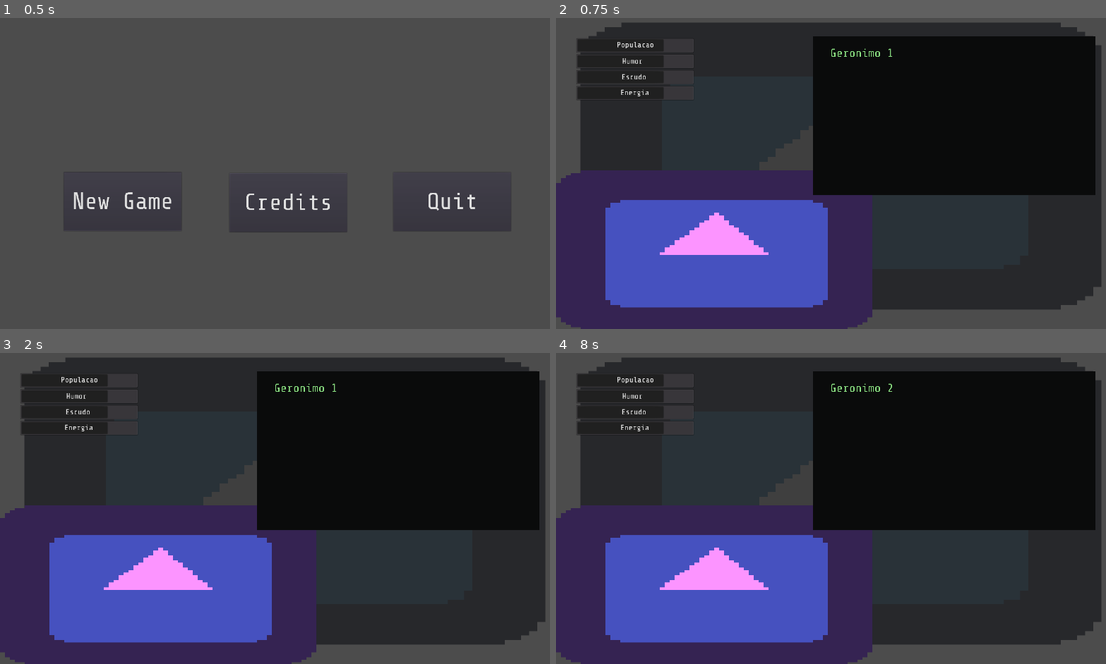
Above: before the commit, frames 1-4 (two rows, left to right).
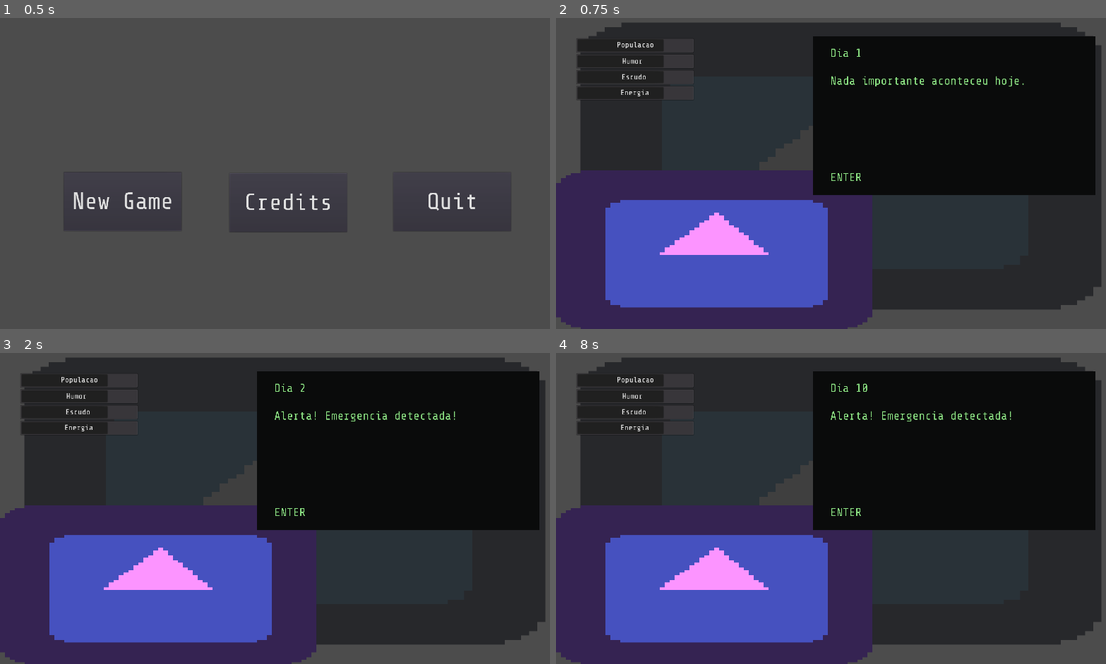
Above: after the commit, the same moments.

Repository: GamuxUnicamp/star_path
Game: Godot game, scene res://Scenes/MainMenu/MainMenu.tscn
The game is run twice, just before and just after one commit, with the same random seed, the same clock (stepped at 60 frames per second) and the same inputs. The engine's default icon, where the game draws it, is replaced by a stand-in: a white triangle on a blue panel in a dark square.
Inputs:
- Up to frame 1 (0.5 s): no input
- Up to frame 2 (0.75 s): click "New Game" at 0.5 s
- Up to frame 3 (2 s): tap Enter (ui_accept) at 1.25 s; hold Enter (ui_accept) from 1.28 s (still down)
- Up to frame 4 (8 s): release Enter (ui_accept) at 2.03 s; tap Enter (ui_accept) at 2.1, 2.27, 2.57, 3.6, 3.77, 4.07, 5.1, 5.27, 5.57, 6.6, 6.77, 7.07, 7.25 s; hold Enter (ui_accept) 2.78-3.53 s; hold Enter (ui_accept) 4.28-5.03 s; hold Enter (ui_accept) 5.78-6.53 s; hold Enter (ui_accept) from 7.28 s (still down)

Frame 1 is identical in both runs. In frame 2, 0.4% of the frame differs, in the area x 50-86%, y 9-53%; in frame 3, 0.4%; in frame 4, 0.4%.

Commit message:
GUI UPDATE

Diff:
--- a/Scenes/ShipScene/ShipScene.gd
+++ b/Scenes/ShipScene/ShipScene.gd
@@ -1,4 +1,6 @@
 extends Node2D
+
+signal ENTER
 
 export var valor_inicial = 75
 
@@ -8,30 +10,54 @@
 var objetivo = 10
 
 
+
+var modelo_relatorio = {
+	"nada": "Nada importante aconteceu hoje.",
+	"desafio": "Alerta! Emergencia detectada!",
+	"escolha": "Uma escolha dificil apareceu."
+
+}
+
+
 func _ready():
 
 	#Atualiza status
 	for s in status.keys():
 		$Stats.get_node(s.capitalize()).value = status[s]
 
-	# faz coisa
+	#set_input true
+	set_process_input(true)
+
+
+	#Comeca o jogo
 	novo_dia()
 
-
-	pass
+func _input(event):
+	if event.is_action_pressed("ui_accept"):
+		emit_signal("ENTER")
 
 func novo_dia():
 	dia += 1
-	var acontecimento = "nada"
+
+	#Acontecimento aleatorio, (desafio, escolha, nada)
 	#Se for o primeiro dia, nao acontece nada
 
+	var acontecimento = acontecimento_aleatorio()
+
+	#Update_monitor
+	$Monitor/Texto.mostrar("Dia " + str(dia) +"\n\n"+ modelo_relatorio[acontecimento]+ "\n\n\n\n\n\n\n" + "ENTER")
+
+
 	if acontecimento == "nada":
-		$Monitor/Texto.mostrar("Geronimo " + str(dia))
-	get_tree().create_timer(5).connect("timeout",self,"fim_dia",[{"populacao":0,"humor":0,"escudo":0,"energia":0}])
+		yield(self, "ENTER")
+		get_tree().create_timer(.5).connect("timeout",self,"fim_dia",[{"populacao":0,"humor":0,"escudo":0,"energia":0}])
 
-	#Acontecimento aleatorio, (desafio, escolha, nada)
-	#acontece nada
-	#Update_monitor
+	elif acontecimento == "desafio":
+		yield(self, "ENTER")
+		get_tree().create_timer(.5).connect("timeout",self,"fim_dia",[{"populacao":0,"humor":0,"escudo":0,"energia":0}])
+		print("Heyo")
+
+
 
 	#Se tiver desafio ou escolha:
 	#	Coloca o minijogo no monitor
@@ -39,6 +65,26 @@
 
 
 	pass
+
+func acontecimento_aleatorio():
+
+	#"nada", "escolha", "desafio"
+
+	if dia == 1:
+		return "nada"
+
+	else:
+		randomize()
+
+		#(random) [1 - 3]
+		var rand = randi()% 2 +1
+
+		if rand == 1:
+			return "nada"
+
+		if rand == 2:
+			return "desafio"
+
 
 func fim_dia(somar_stats: Dictionary):
 
